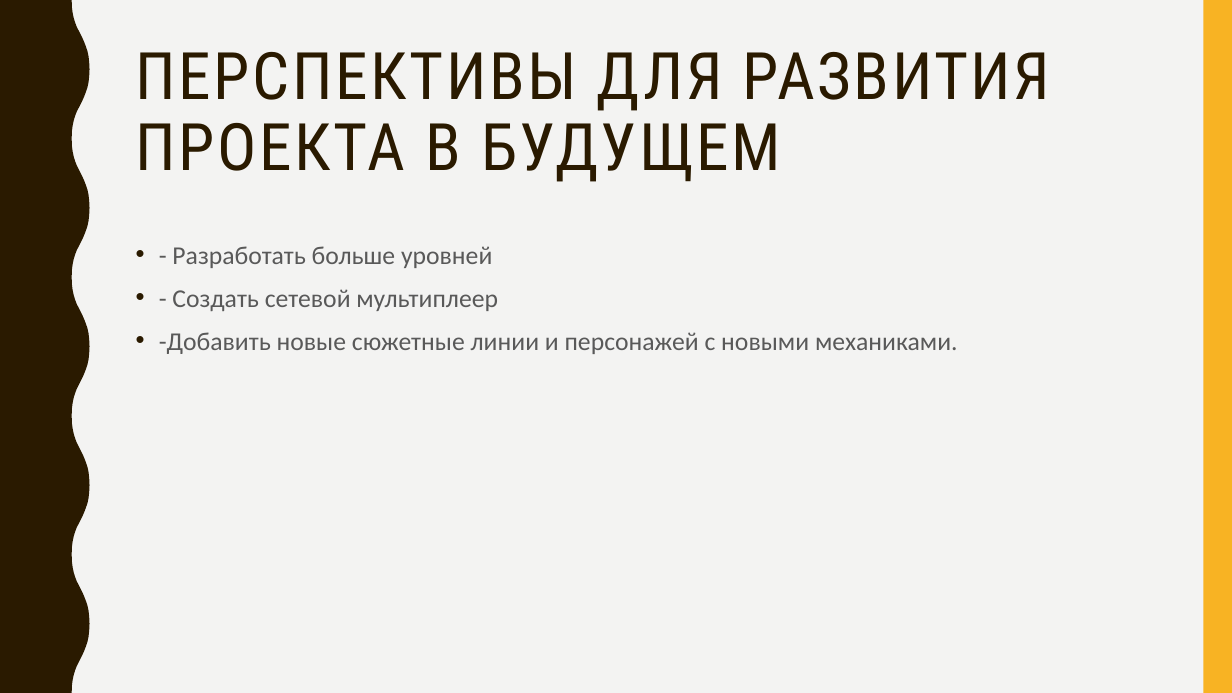
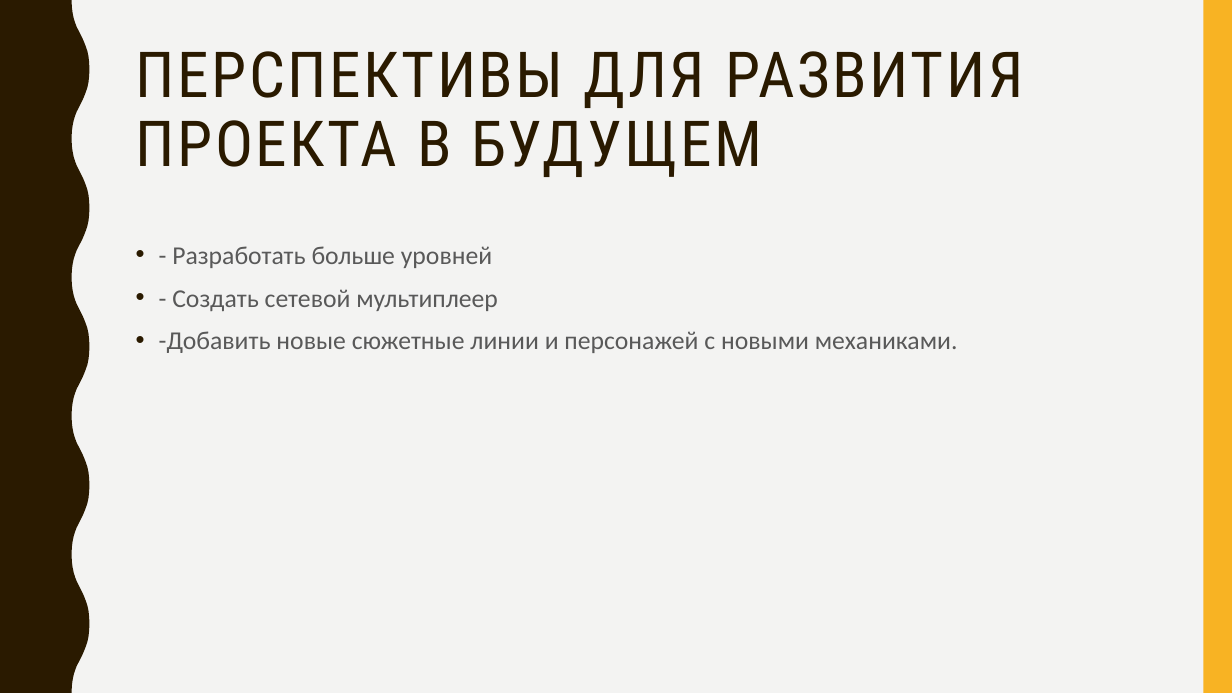
Before and after one commit to JulkaIvanova/SparkAndDrop, a slide deck: slide 9 of презентация.pptx. Drawn at 1232x693 pixels with LibreOffice and Linux fonts; fonts in the diff are those of the drawing. Boxes give left, top, right and bottom in pixels: in the first picture for what was removed or moved away, otherwise in the second. Text is boxed around its words. In the diff, an @@ line names an element or a change of style, - is before the commit and + after.

```diff
--- a/презентация.pptx
+++ b/презентация.pptx
@@ text "ПЕРСПЕКТИВЫ ДЛЯ РАЗВИТИЯ ПРОЕКТА В ..." at (136,51,1024,177): size 51 to 49.5 pt @@
```
Also in this commit, not shown: 8 other slides changed, 1 other file.
